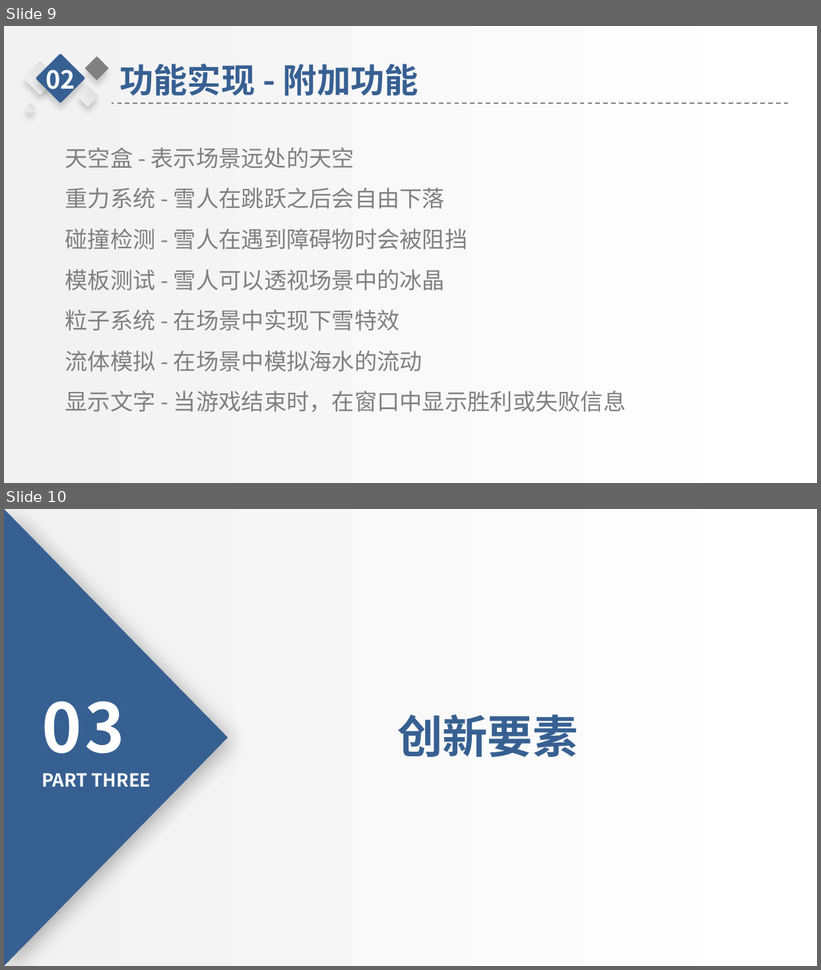
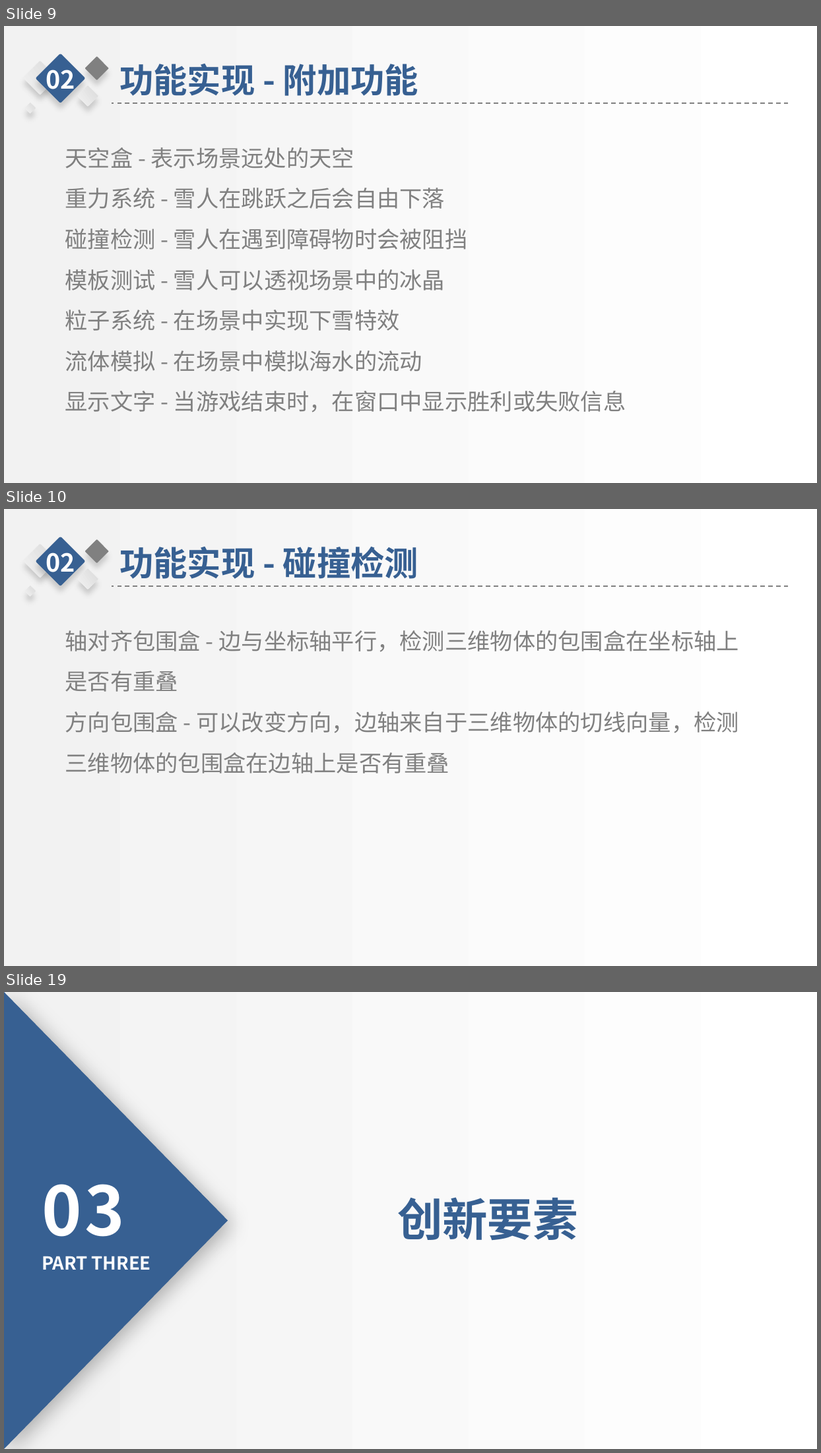
Before and after one commit to sysu-cg/Dashboard, a slide deck: FinalProject_v0/doc/期末展示.pptx. Shown one above the other, each under a label of ours: slides 9 and 10 before the commit, slides 9, 10 and 19 after it; the slides between them are not shown. The pictures are 821x970 and 821x1453 pixels, drawn with LibreOffice and Linux fonts; fonts in the diff are those of the drawing; background and template pictures are left out. Boxes give left, top, right and bottom in pixels: in the first picture for what was removed or moved away, otherwise in the second. Text is boxed around its words. In the diff, an @@ line names an element or a change of style, - is before the commit and + after.

```diff
--- a/FinalProject_v0/doc/期末展示.pptx
+++ b/FinalProject_v0/doc/期末展示.pptx
@@ slide 10 added at (x1=4, y1=509, x2=817, y2=966), background picture (left out); not listed: 1 template element that a slide beside it also shows @@
@@ group added at (x1=24, y1=537, x2=789, y2=597): 5 rounded rectangles, 2 texts, 1 line @@
+功能实现 - 碰撞检测
+02
@@ text added at (x1=65, y1=630, x2=739, y2=774), 20 pt, text #808080 @@
+轴对齐包围盒 - 边与坐标轴平行，检测三维物体的包围盒在坐标轴上是否有重叠
+方向包围盒 - 可以改变方向，边轴来自于三维物体的切线向量，检测三维物体的包围盒在边轴上是否有重叠
@@ what was slide 10 is now slide 19 @@
```
Also in this commit, not shown: 11 other slides added, 4 other files.
